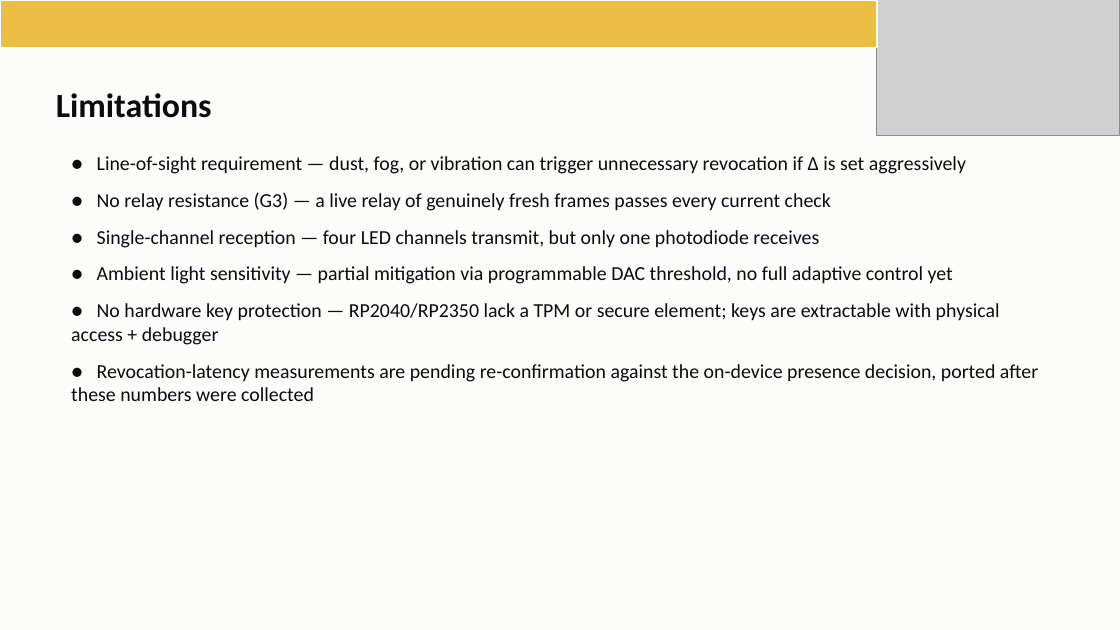
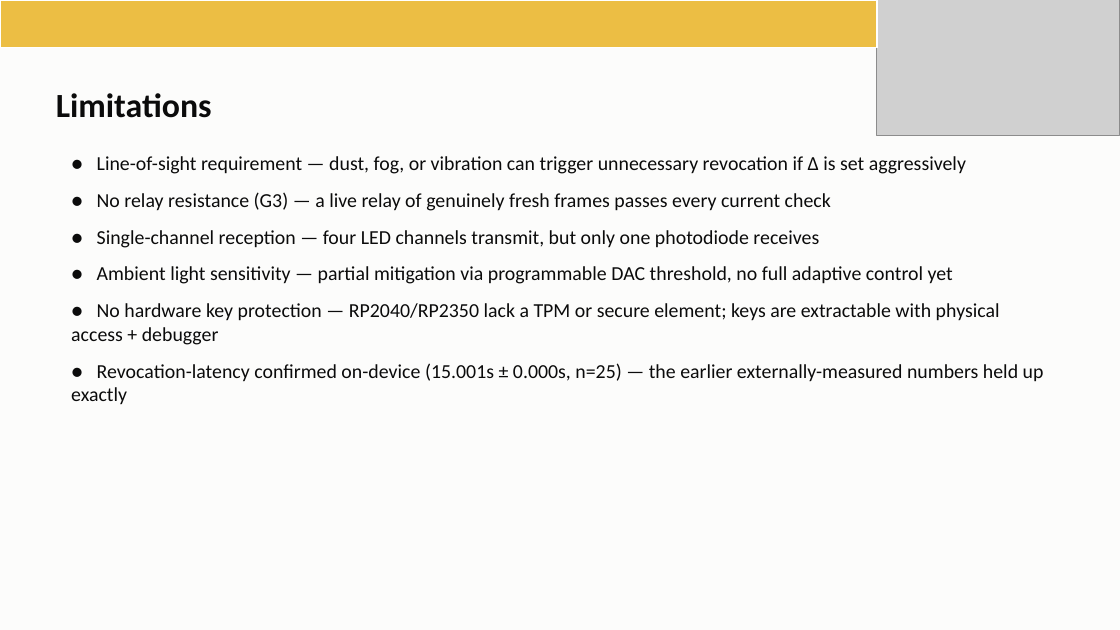
Before and after one commit to iotauth/lifi-auth, a slide deck: slide 26 of thesis_defense/lifi_thesis_defense.pptx. Drawn at 1120x630 pixels with LibreOffice and Linux fonts; fonts in the diff are those of the drawing; grey boxes stand for pictures. Boxes give left, top, right and bottom in pixels: in the first picture for what was removed or moved away, otherwise in the second. Text is boxed around its words. In the diff, an @@ line names an element or a change of style, - is before the commit and + after.

```diff
--- a/thesis_defense/lifi_thesis_defense.pptx
+++ b/thesis_defense/lifi_thesis_defense.pptx
@@ text at [97, 363, 1044, 382]: text changed @@
-● Revocation-latency measurements are pending re-confirmation against the on-device presence decision, ported after these numbers were collected
+● Revocation-latency confirmed on-device (15.001s ± 0.000s, n=25) — the earlier externally-measured numbers held up exactly
```
Also in this commit, not shown: 3 other slides changed, 7 other files.
